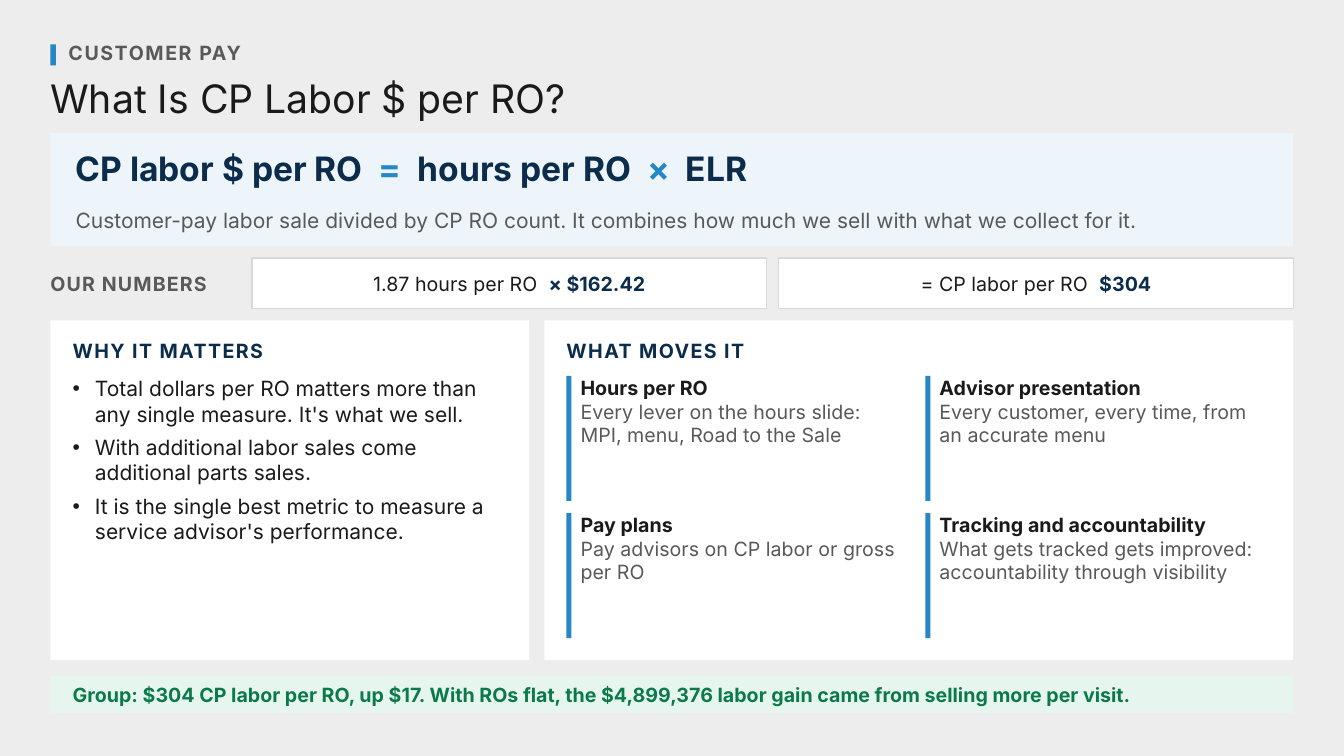
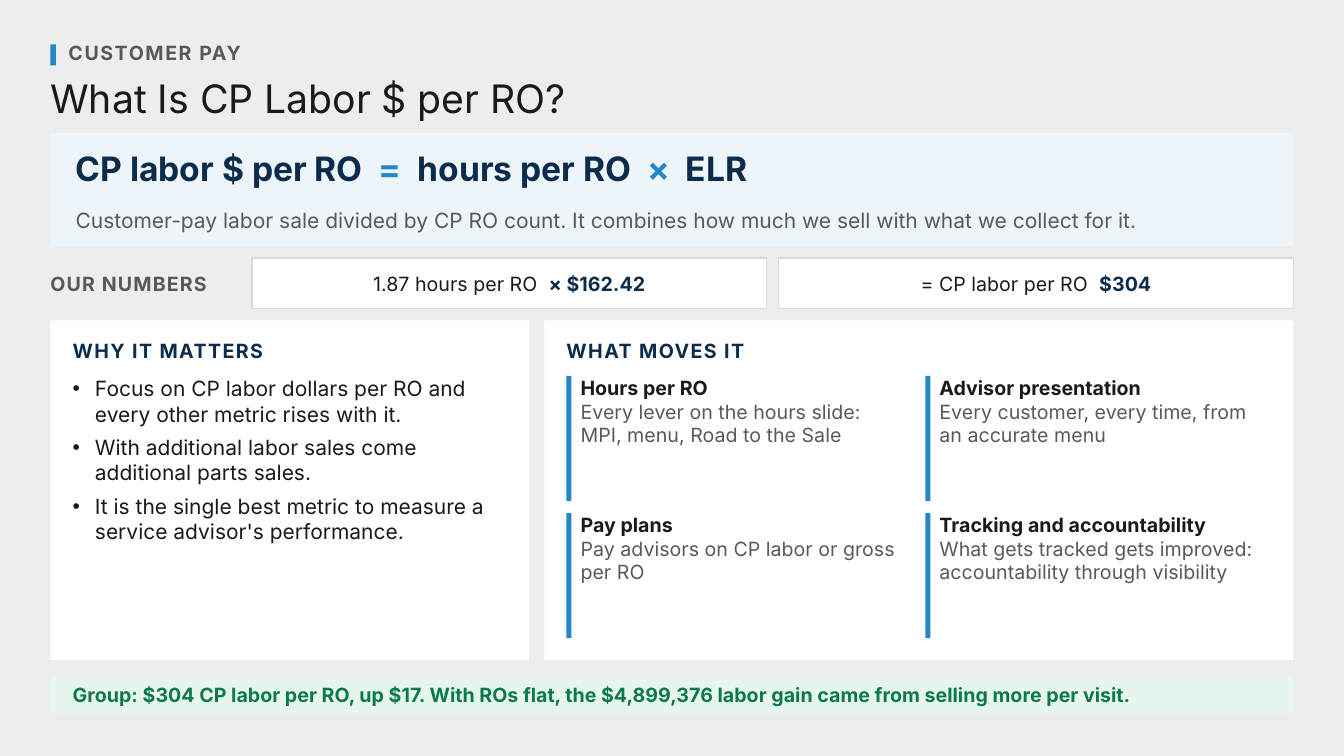
Before and after one commit to Ndresner/Noah, a slide deck: slide 70 of day2-deck/decks/Fixed Ops - Day 2 Example Test Deck.pptx (slide 68 before the commit). Drawn at 1344x756 pixels with LibreOffice and Linux fonts; fonts in the diff are those of the drawing. Boxes give left, top, right and bottom in pixels: in the first picture for what was removed or moved away, otherwise in the second. Text is boxed around its words. In the diff, an @@ line names an element or a change of style, - is before the commit and + after.

```diff
--- a/day2-deck/decks/Fixed Ops - Day 2 Example Test Deck.pptx
+++ b/day2-deck/decks/Fixed Ops - Day 2 Example Test Deck.pptx
@@ text at [95, 380, 466, 427]: text changed @@
-• Total dollars per RO matters more than any single measure. It's what we sell.
+• Focus on CP labor dollars per RO and every other metric rises with it.
```
Also in this commit, not shown: 20 other slides changed, 5 slides added, 10 slides removed, 48 other files.
